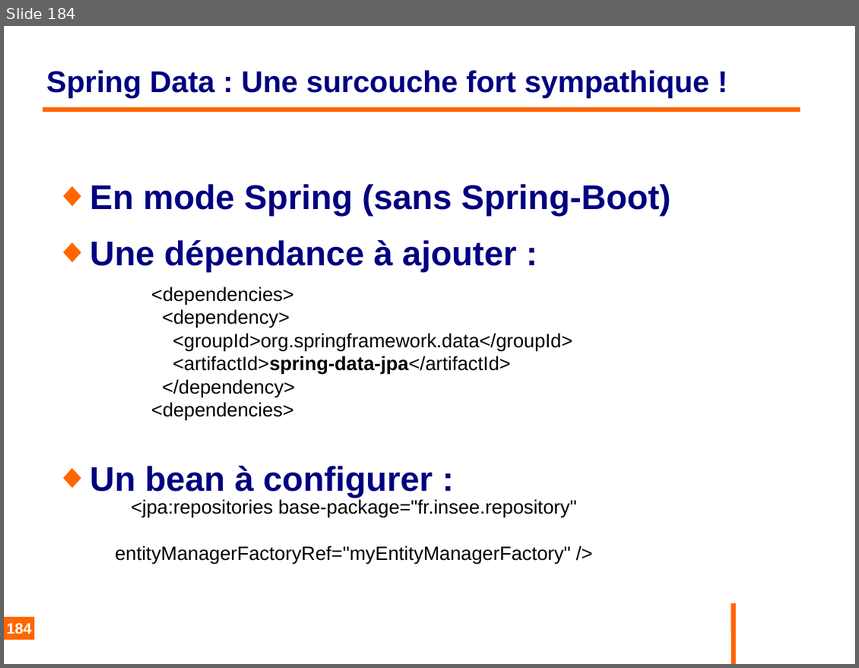
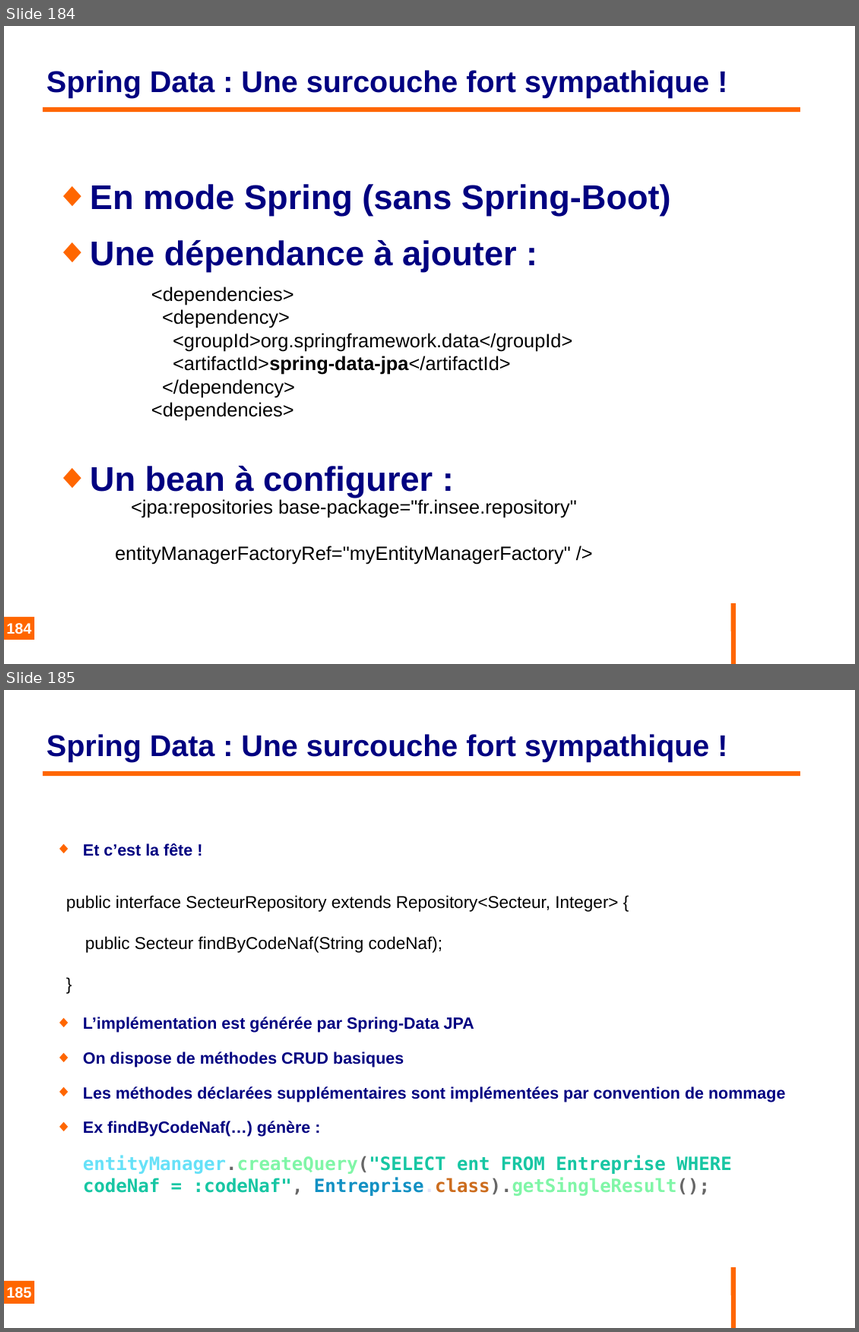
Before and after one commit to philphils/formation-hibernate-basique, a slide deck: Documentation/diapo_formation_hibernate.odp. Shown one above the other, each under a label of ours: slide 184 before the commit, slides 184 and 185 after it. The pictures are 859x668 and 859x1332 pixels, drawn with LibreOffice and Linux fonts; fonts in the diff are those of the drawing; background and template pictures are left out. Boxes give left, top, right and bottom in pixels: in the first picture for what was removed or moved away, otherwise in the second. Text is boxed around its words. In the diff, an @@ line names an element or a change of style, - is before the commit and + after.

Commit message:
Précision Spring Data

```diff
--- a/Documentation/diapo_formation_hibernate.odp
+++ b/Documentation/diapo_formation_hibernate.odp
@@ slide 185 added at [4, 690, 855, 1328], background #FFFFFF; not listed: 1 template element that a slide beside it also shows @@
@@ title added at [47, 734, 709, 762], 28 pt, text #000080, bold @@
+Spring Data : Une surcouche fort sympathique !
@@ line added from (43, 774) to (801, 774), #FF6600 4.54 pt @@
@@ text added at [83, 844, 785, 1196], 15.2 pt, text #000080, bold @@
+◆ Et c’est la fête !
+◆ L’implémentation est générée par Spring-Data JPA
+◆ On dispose de méthodes CRUD basiques
+◆ Les méthodes déclarées supplémentaires sont implémentées par convention de nommage
+◆ Ex findByCodeNaf(…) génère :
+entityManager.createQuery("SELECT ent FROM Entreprise WHERE codeNaf = :codeNaf", Entreprise.class).getSingleResult();
@@ text added at [66, 895, 618, 953], 16 pt, text #000000 @@
+public interface SecteurRepository extends Repository<Secteur, Integer> {
+public Secteur findByCodeNaf(String codeNaf);
+}
@@ page number added at [4, 1282, 34, 1305], fill #FF6600, 14 pt, text #FFFFFF, bold @@
+185
```
Also in this commit, not shown: 1 slide changed.
